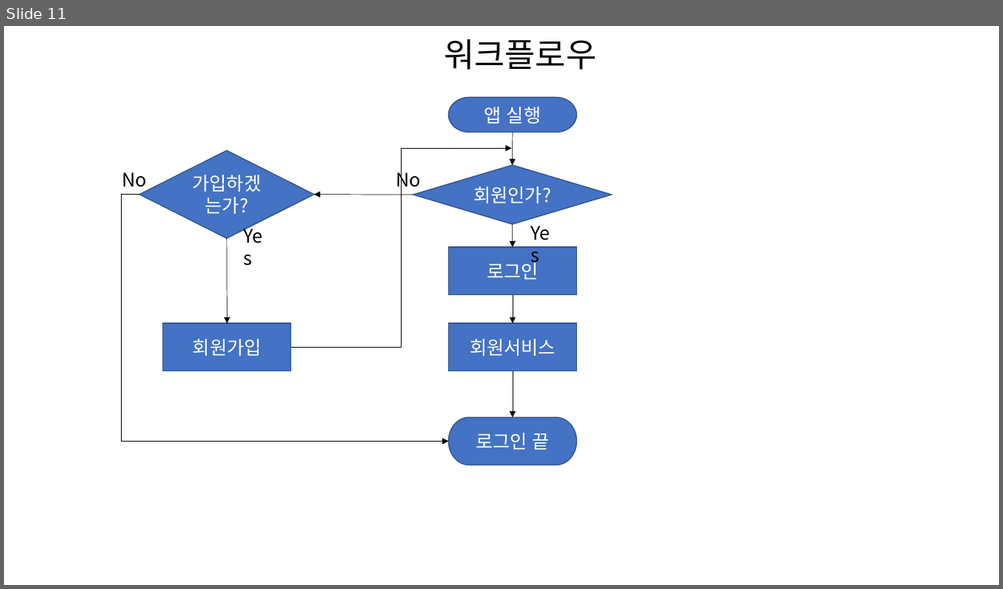
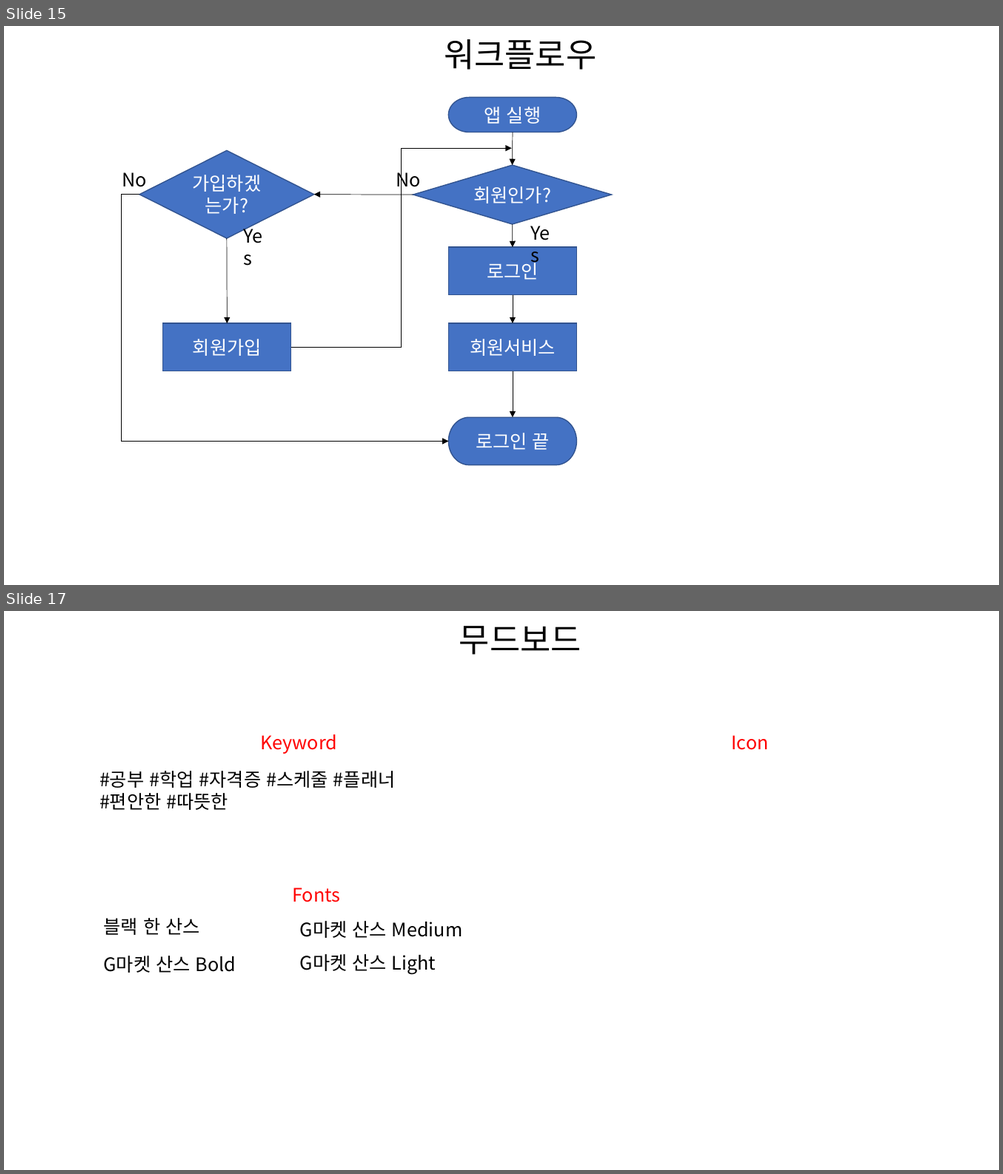
Before and after one commit to seehoonoh/my, a slide deck: 와이어프레임.pptx. Shown one above the other, each under a label of ours: slide 11 before the commit, slides 15 and 17 after it; the slides between them are not shown. The pictures are 1003x589 and 1003x1174 pixels, drawn with LibreOffice and Linux fonts; fonts in the diff are those of the drawing. Boxes give left, top, right and bottom in pixels: in the first picture for what was removed or moved away, otherwise in the second. Text is boxed around its words. In the diff, an @@ line names an element or a change of style, - is before the commit and + after.

```diff
--- a/와이어프레임.pptx
+++ b/와이어프레임.pptx
@@ slide 17 added at (4, 611, 999, 1170), background #FFFFFF @@
@@ text added at (459, 626, 581, 655), 32 pt, text #000000 @@
+무드보드
@@ text added at (260, 735, 337, 754), 18 pt, text #FF0000 @@
+Keyword
@@ text added at (731, 735, 768, 750), 18 pt, text #FF0000 @@
+Icon
@@ text added at (99, 771, 395, 810), 18 pt, text #000000 @@
+#공부 #학업 #자격증 #스케줄 #플래너
+#편안한 #따뜻한
@@ text added at (292, 888, 340, 903), 18 pt, text #FF0000 @@
+Fonts
@@ text added at (104, 918, 199, 935), 18 pt, text #000000 @@
+블랙 한 산스
@@ text added at (300, 921, 463, 938), 18 pt, text #000000 @@
+G마켓 산스 Medium
@@ text added at (104, 956, 236, 973), 18 pt, text #000000 @@
+G마켓 산스 Bold
@@ text added at (300, 954, 436, 974), 18 pt, text #000000 @@
+G마켓 산스 Light
@@ what was slide 11 is now slide 15 @@
```
Also in this commit, not shown: 2 slides changed, 7 other slides added, 4 other files.
